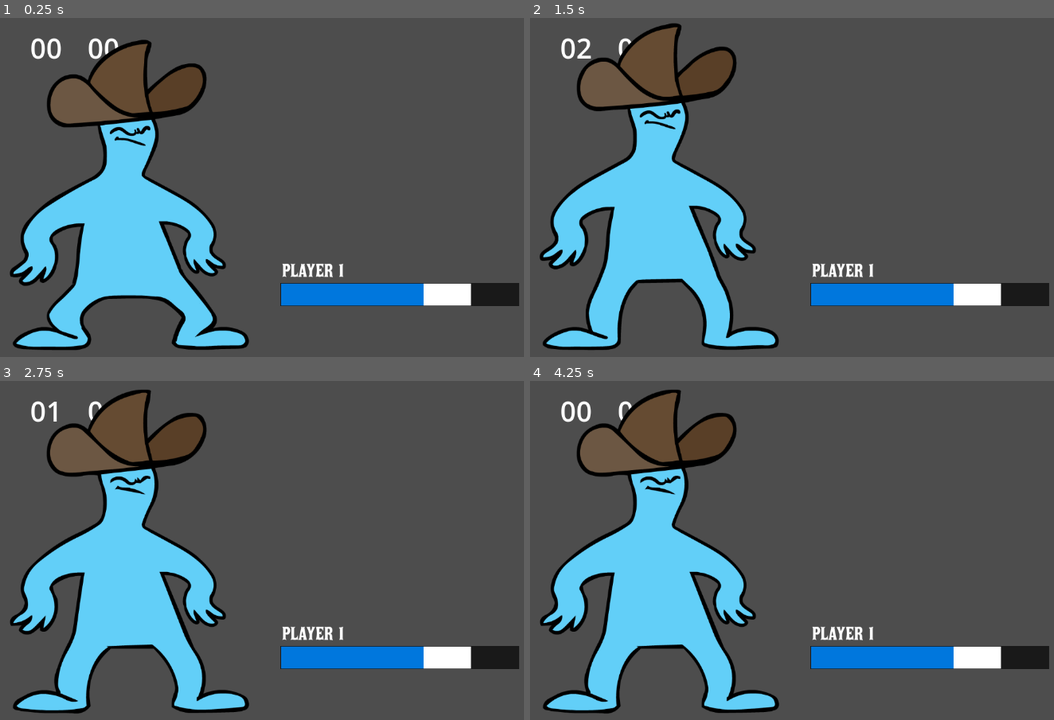
Above: before the commit, frames 1-4 (two rows, left to right).
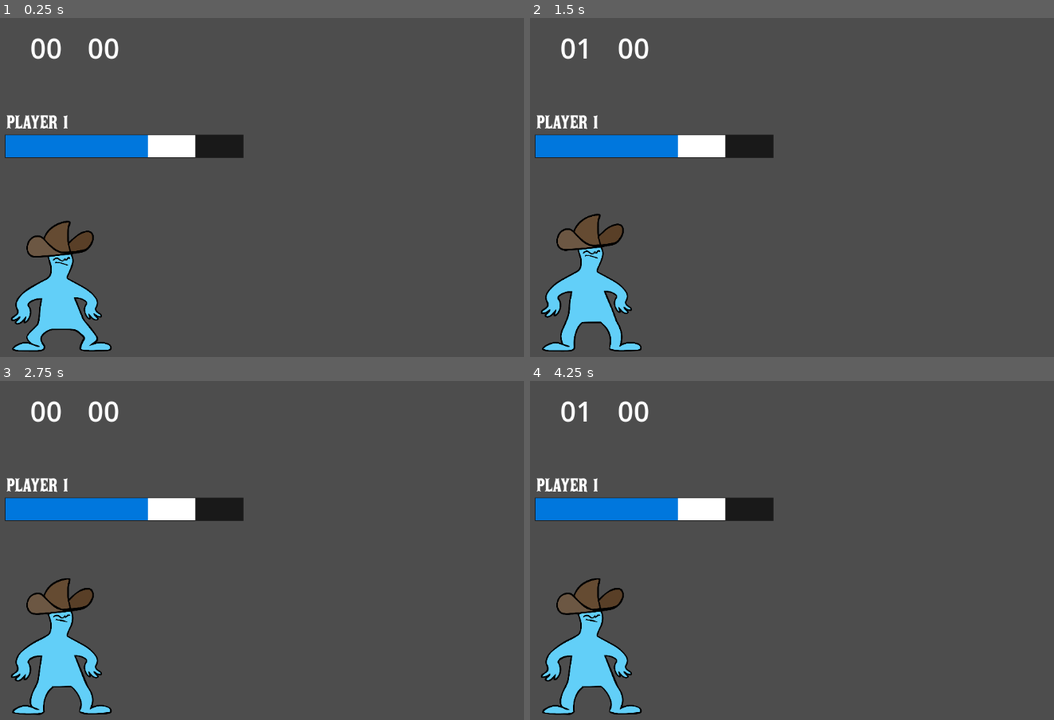
Above: after the commit, the same moments.

Repository: LukaBazooka/Mexican-Standoff
Game: Godot game, scene res://Duel.tscn
Same seed, same stepped clock (60 frames per second), same inputs: the game is played once before the commit and once after it.
Inputs:
- Up to frame 1 (0.25 s): no input
- Up to frame 2 (1.5 s): hold Right (right_player_block) 0.53-1.28 s; tap 6 at 0.6 s; tap 0 at 0.8, 1.35 s; hold S (left_player_down) from 1.28 s (still down)
- Up to frame 3 (2.75 s): tap 1 at 1.55, 2.1 s; release S (left_player_down) at 2.03 s; hold Right (right_player_block) from 2.03 s (still down); tap 2 at 2.3 s
- Up to frame 4 (4.25 s): release Right (right_player_block) at 2.78 s; hold W (left_player_up) 2.78-3.53 s; tap 2 at 2.85 s; tap 3 at 3.05, 3.6 s; hold A (left_player_block) from 3.53 s (still down); tap 4 at 3.8 s

The runs differ from the first frame. In frame 1, 27% of the frame differs, in the area x 0-100%, y 6-99%; in frame 2, 28%, in the area x 0-100%, y 1-99%; in frame 3, 27%; in frame 4, 27%.

Commit message:
put direction for bullets and changed some animations

Diff:
--- a/Duel.gd
+++ b/Duel.gd
@@ -59,27 +59,28 @@
 
 func new_round():
 	$Rest_Timer.start()
-
-func _on_rest_timer_timeout():
 	if left_health == 0 and right_health == 0:
 		left_health = 1
 		right_health = 1
 	if left_health == 0:
 		print("Left player dead")
 	if right_health == 0:
-		print("Right player dead")
+		#print("Right player dead")
+		pass
+
+func _on_rest_timer_timeout():
 	$DuelTimer.start()
 
 	$LeftPlayer._rest_timeout()
 	$RightPlayer._rest_timeout()
-
+	actively_handle_state = true
 
 
 func _on_duel_timer_timeout():
 	new_round()
 	$LeftPlayer._duel_timeout()
 	$RightPlayer._duel_timeout()
-	actively_handle_state = true
+
 
 
 
@@ -92,15 +93,12 @@
 
 func _on_left_player_pass_up_l(data):
 	lp_state = data
-
-
 	if actively_handle_state:
 		handle_state()
 
 
 func _on_right_player_pass_up_r(data):
 	rp_state = data
-	print(data)
 	if actively_handle_state:
 		handle_state()
 
--- a/Duel.tscn
+++ b/Duel.tscn
@@ -173,6 +173,27 @@
 }, {
 "duration": 1.0,
 "texture": ExtResource("38_3fehw")
+}, {
+"duration": 1.0,
+"texture": ExtResource("10_h563p")
+}, {
+"duration": 1.0,
+"texture": ExtResource("9_na6r5")
+}, {
+"duration": 1.0,
+"texture": ExtResource("8_mga0w")
+}, {
+"duration": 1.0,
+"texture": ExtResource("7_w548f")
+}, {
+"duration": 1.0,
+"texture": ExtResource("6_o4j3s")
+}, {
+"duration": 1.0,
+"texture": ExtResource("5_uq8eb")
+}, {
+"duration": 1.0,
+"texture": ExtResource("4_g2s67")
 }],
 "loop": false,
 "name": &"reload",
@@ -226,11 +247,11 @@
 one_shot = true
 
 [node name="DuelTimer" type="Timer" parent="."]
-wait_time = 3.0
+wait_time = 2.0
 one_shot = true
 
 [node name="StateTimer" type="Timer" parent="."]
-wait_time = 0.1
+wait_time = 0.05
 one_shot = true
 
 [node name="Duel_Display" type="Label" parent="."]
@@ -250,13 +271,13 @@
 position = Vector2(-80, -42)
 
 [node name="gunpoint" type="Marker2D" parent="LeftPlayer"]
-position = Vector2(617, 273)
+position = Vector2(213, 499)
 
 [node name="charactersprite" type="AnimatedSprite2D" parent="LeftPlayer"]
-position = Vector2(323, 320)
-scale = Vector2(0.711111, 0.711111)
+position = Vector2(163, 499)
+scale = Vector2(0.3, 0.3)
 sprite_frames = SubResource("SpriteFrames_eehnx")
-animation = &"shoot"
+animation = &"draw"
 autoplay = "idle"
 
 [node name="RightPlayer" parent="." instance=ExtResource("2_ow1s3")]
@@ -269,10 +290,10 @@
 anchor_top = 1.0
 anchor_right = 0.5
 anchor_bottom = 1.0
-offset_left = -37.0
-offset_top = -139.0
-offset_right = 393.0
-offset_bottom = -99.0
+offset_left = -536.0
+offset_top = -408.0
+offset_right = -106.0
+offset_bottom = -368.0
 grow_horizontal = 2
 grow_vertical = 0
 
@@ -289,4 +310,5 @@
 [connection signal="timeout" from="DuelTimer" to="." method="_on_duel_timer_timeout"]
 [connection signal="timeout" from="StateTimer" to="." method="_on_state_timer_timeout"]
 [connection signal="pass_up_l" from="LeftPlayer" to="." method="_on_left_player_pass_up_l"]
+[connection signal="animation_finished" from="LeftPlayer/charactersprite" to="LeftPlayer" method="_on_charactersprite_animation_finished"]
 [connection signal="pass_up_r" from="RightPlayer" to="." method="_on_right_player_pass_up_r"]
--- a/LP_Duel.gd
+++ b/LP_Duel.gd
@@ -7,7 +7,9 @@
 
 #USE TO ESTABLISH HEALTH
 #healthbar.health = health
-
+const BULLET_UP = -1
+const BULLET_STRAIGHT = 0
+const BULLET_DOWN = 1
 #Key0 == draw, key4 == shoot
 var head_sequence = [KEY_0, KEY_1, KEY_4]
 var body_sequence = [KEY_0, KEY_2, KEY_4]
@@ -17,7 +19,6 @@
 var block_sequence = [KEY_5, KEY_1]
 var block_legs_sequence = [KEY_5, KEY_3]
 var input_buffer = []
-var lp_action_available = false
 var duel = false
 
 #Player counters
@@ -59,18 +60,18 @@
 			handle_input(KEY_3)
 		elif Input.is_action_just_pressed("left_player_shoot"):
 			handle_input(KEY_4)
-			$charactersprite.play("shoot")
-			spawn_bullet()
-			if ammo >= 1:
-				#spawn_bullet()
-				ammo -= 1
+			#$charactersprite.play("shoot")
+			#spawn_bullet()
+
 
 		elif Input.is_action_just_pressed("left_player_block"):
 			handle_input(KEY_5)
 		elif Input.is_action_just_pressed("left_player_reload"):
-			#handle_input(KEY_6)
-			#reload anim
+			emit_signal("pass_up_l", 0) #no damage done
+			duel = false # stop from executing different states
+			ammo += 1
 			$charactersprite.play("reload")
+			#$charactersprite.
 
 
 func handle_input(key):
@@ -87,20 +88,34 @@
 		elif input_buffer == head_sequence:
 			emit_signal("pass_up_l", 4)
 			duel = false
+			$charactersprite.play("shoot")
+			spawn_bullet(BULLET_UP)
 
 		elif input_buffer == body_sequence:
 			emit_signal("pass_up_l", 5)
 			duel = false
+			$charactersprite.play("shoot")
+			spawn_bullet(BULLET_STRAIGHT)
+
 
 		elif input_buffer == leg_sequence:
 			emit_signal("pass_up_l", 6)
 			duel = false
+			$charactersprite.play("shoot")
+			spawn_bullet(BULLET_DOWN)
+
 
 
 
 signal pass_up_l(data)
 
-func spawn_bullet():
-	var bullet_instance = bullet_scene.instantiate()
-	bullet_instance.position = $gunpoint.position
-	add_child(bullet_instance)
+
+
+func spawn_bullet(direction):
+	if ammo >= 1:
+		var bullet_instance = bullet_scene.instantiate()
+		bullet_instance.position = $gunpoint.position
+		add_child(bullet_instance)
+		bullet_instance.linear_velocity.y = 200 * direction
+		ammo -= 1
+		print(bullet_instance.linear_velocity.y)
--- a/RigidBody2D.gd
+++ b/RigidBody2D.gd
@@ -1,6 +1,10 @@
 extends RigidBody2D
 
+
+
 var speed = 1000
+
+
 
 func _ready():
 	gravity_scale = 0
--- a/playertest.tscn
+++ b/playertest.tscn
@@ -138,5 +138,5 @@
 [node name="playertest" type="AnimatedSprite2D"]
 sprite_frames = SubResource("SpriteFrames_je127")
 animation = &"reload_anim"
-frame = 5
-frame_progress = 0.438697
+frame = 8
+frame_progress = 1.0
--- a/project.godot
+++ b/project.godot
@@ -79,11 +79,11 @@
 }
 right_player_reload={
 "deadzone": 0.5,
-"events": [Object(InputEventKey,"resource_local_to_scene":false,"resource_name":"","device":-1,"window_id":0,"alt_pressed":false,"shift_pressed":false,"ctrl_pressed":false,"meta_pressed":false,"pressed":false,"keycode":0,"physical_keycode":82,"key_label":0,"unicode":114,"echo":false,"script":null)
+"events": [Object(InputEventKey,"resource_local_to_scene":false,"resource_name":"","device":-1,"window_id":0,"alt_pressed":false,"shift_pressed":false,"ctrl_pressed":false,"meta_pressed":false,"pressed":false,"keycode":0,"physical_keycode":39,"key_label":0,"unicode":39,"echo":false,"script":null)
 ]
 }
 left_player_reload={
 "deadzone": 0.5,
-"events": [Object(InputEventKey,"resource_local_to_scene":false,"resource_name":"","device":-1,"window_id":0,"alt_pressed":false,"shift_pressed":false,"ctrl_pressed":false,"meta_pressed":false,"pressed":false,"keycode":0,"physical_keycode":39,"key_label":0,"unicode":39,"echo":false,"script":null)
+"events": [Object(InputEventKey,"resource_local_to_scene":false,"resource_name":"","device":-1,"window_id":0,"alt_pressed":false,"shift_pressed":false,"ctrl_pressed":false,"meta_pressed":false,"pressed":false,"keycode":0,"physical_keycode":82,"key_label":0,"unicode":82,"echo":false,"script":null)
 ]
 }
Not shown: 1 places in bullet.tscn that only renumber resources
Not shown: 1 places in playertest.tscn that only renumber resources
